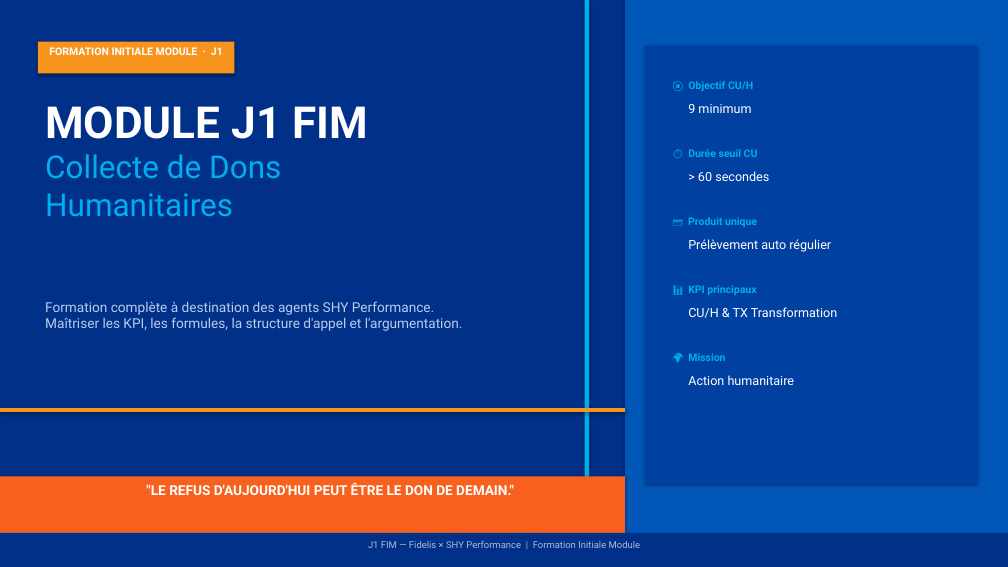
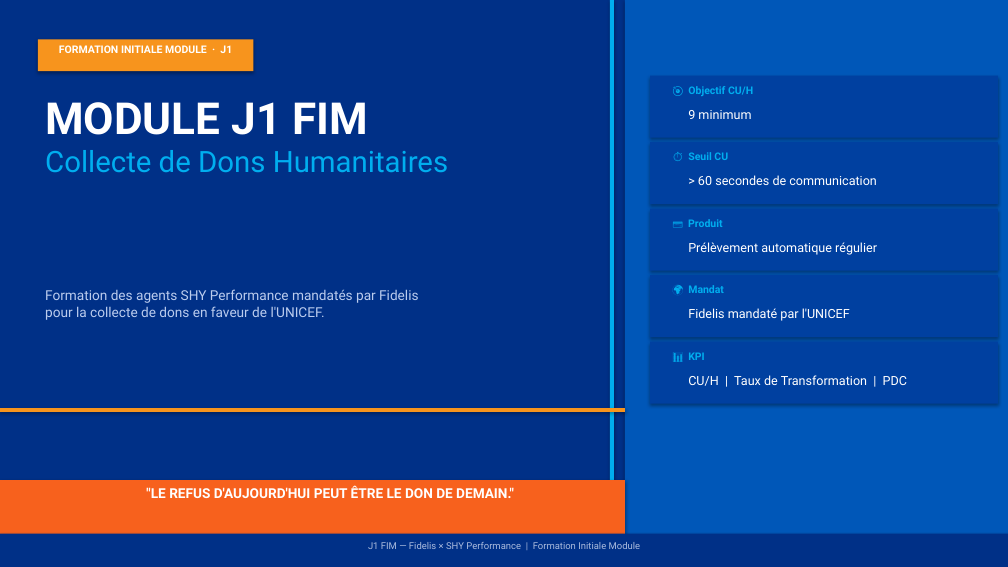
Before and after one commit to madsenfatou-code/fatou, a slide deck: slide 1 of J1_FIM_Fidelis_Formation.pptx. Drawn at 1008x567 pixels with LibreOffice and Linux fonts; fonts in the diff are those of the drawing. Boxes give left, top, right and bottom in pixels: in the first picture for what was removed or moved away, otherwise in the second. Text is boxed around its words. In the diff, an @@ line names an element or a change of style, - is before the commit and + after.

```diff
--- a/J1_FIM_Fidelis_Formation.pptx
+++ b/J1_FIM_Fidelis_Formation.pptx
@@ rectangle: place and size @@
-rectangle at [585, 0, 589, 567]
+rectangle at [609, 0, 614, 567]
@@ text "FORMATION INITIALE MODULE · J1": place and size @@
-text "FORMATION INITIALE MODULE · J1" at [49, 47, 223, 55]
+text "FORMATION INITIALE MODULE · J1" at [59, 45, 232, 53]
@@ rectangle: place and size @@
-rectangle at [38, 42, 234, 73]
+rectangle at [38, 39, 253, 71]
@@ rectangle: place and size @@
-rectangle at [645, 45, 978, 484]
+rectangle at [650, 76, 998, 138]
@@ text "🎯 Objectif CU/H": place and size @@
-text "🎯 Objectif CU/H" at [688, 81, 753, 91]
+text "🎯 Objectif CU/H" at [688, 86, 753, 96]
@@ text "9 minimum": place and size @@
-text "9 minimum" at [688, 104, 751, 113]
+text "9 minimum" at [688, 110, 751, 119]
@@ rectangle added at [650, 142, 998, 204], fill #0040A0 @@
@@ text at [45, 150, 448, 172]: text changed; size 30 to 28 pt @@
-Collecte de Dons
-Humanitaires
+Collecte de Dons Humanitaires
@@ text at [688, 152, 728, 160]: text changed @@
-⏱ Durée seuil CU
+⏱ Seuil CU
@@ text at [698, 175, 877, 185]: text changed @@
-> 60 secondes
+> 60 secondes de communication
@@ rectangle added at [650, 209, 998, 271], fill #0040A0 @@
@@ text at [688, 219, 722, 227]: text changed @@
-💳 Produit unique
+💳 Produit
@@ text at [688, 242, 877, 255]: text changed @@
-Prélèvement auto régulier
+Prélèvement automatique régulier
@@ text at [45, 289, 418, 320]: text changed @@
-Formation complète à destination des agents SHY Performance.
-Maîtriser les KPI, les formules, la structure d'appel et l'argumentation.
+Formation des agents SHY Performance mandatés par Fidelis
+pour la collecte de dons en faveur de l'UNICEF.
@@ rectangle added at [650, 275, 998, 337], fill #0040A0 @@
@@ text at [688, 285, 724, 293]: text changed; size 12 to 10 pt; text colour #FFFFFF to #00AEEF; bold on @@
-Action humanitaire
+🌍 Mandat
@@ text added at [688, 308, 850, 321], 12 pt, text #FFFFFF @@
+Fidelis mandaté par l'UNICEF
@@ rectangle added at [650, 342, 998, 404], fill #0040A0 @@
@@ text at [688, 352, 704, 360]: text changed @@
-📊 KPI principaux
+📊 KPI
@@ text removed at [688, 353, 725, 361] @@
-🌍 Mission
@@ text at [688, 375, 907, 386]: text changed @@
-CU/H & TX Transformation
+CU/H | Taux de Transformation | PDC
@@ rectangle: place and size @@
-rectangle at [0, 476, 625, 533]
+rectangle at [0, 480, 625, 535]
@@ text ""LE REFUS D'AUJOURD'HUI PEUT ÊTRE ...": place and size @@
-text ""LE REFUS D'AUJOURD'HUI PEUT ÊTRE ..." at [146, 482, 514, 495]
+text ""LE REFUS D'AUJOURD'HUI PEUT ÊTRE ..." at [146, 486, 514, 498]
```
Also in this commit, not shown: 10 other slides changed, 2 slides added, 9 slides removed, 1 other file.
